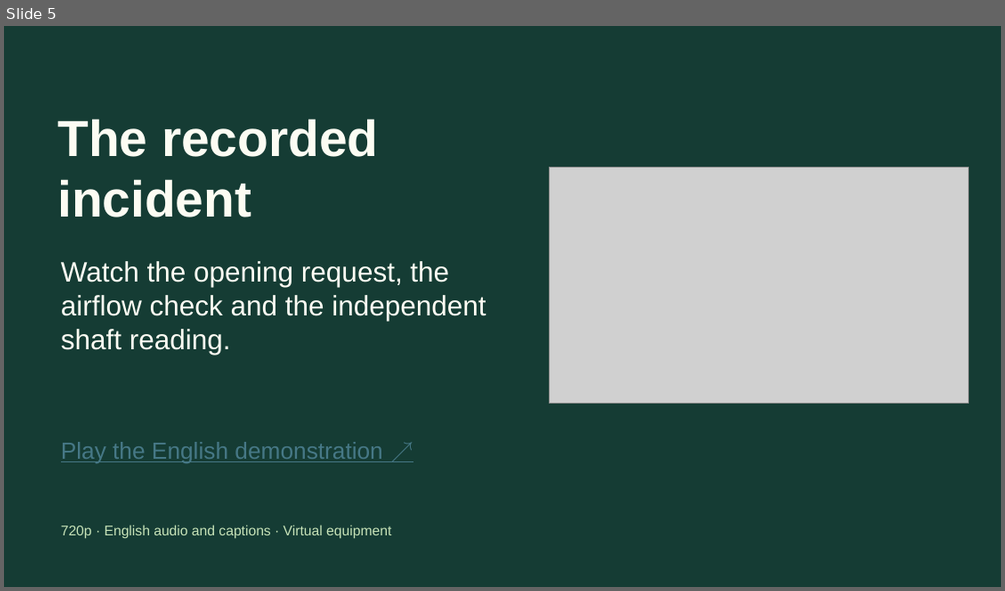
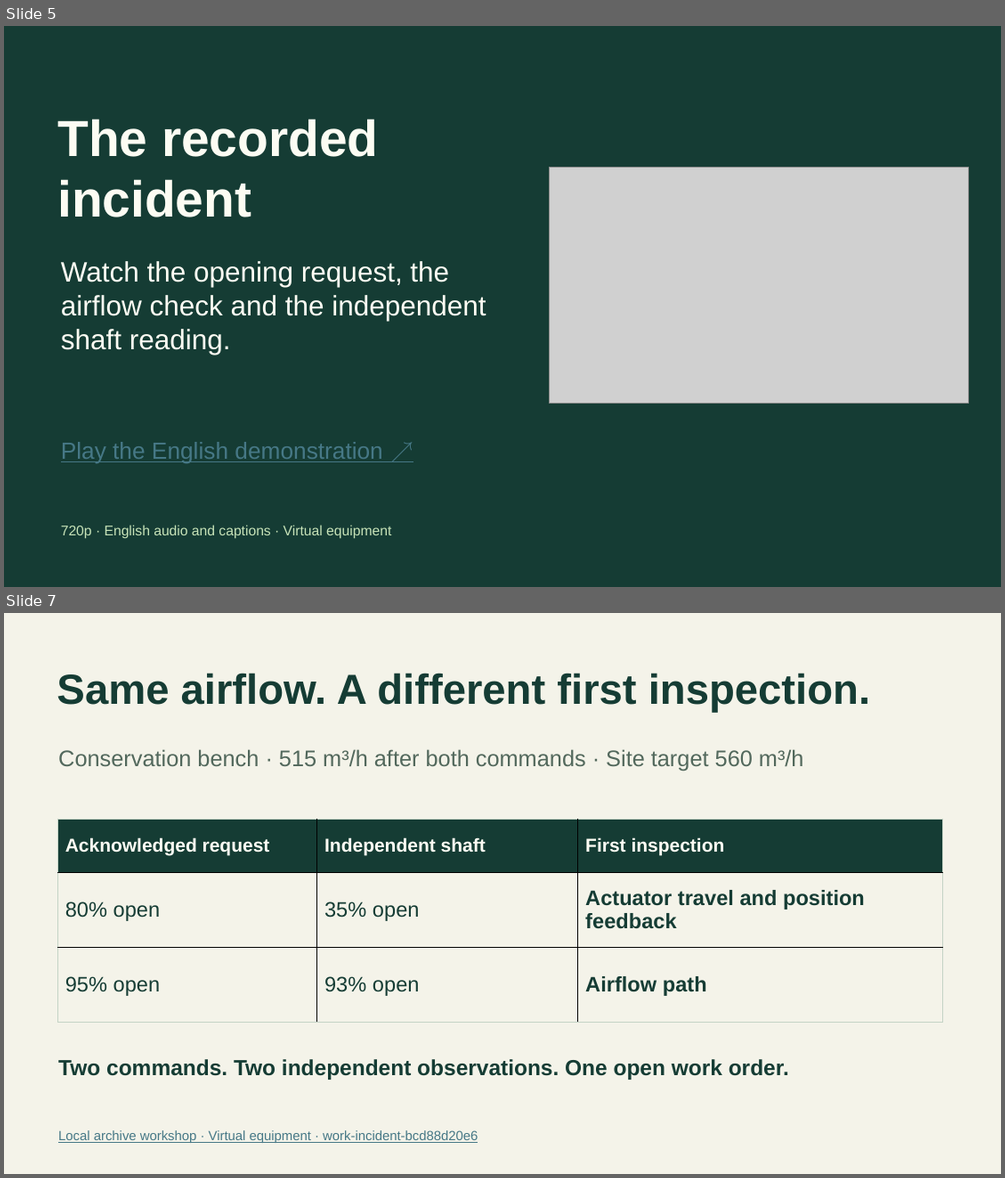
Before and after one commit to openSoom/openSoom, a slide deck: deliverables/presentation/openSoom-evaluation.pptx. Shown one above the other, each under a label of ours: slide 5 before the commit, slides 5 and 7 after it; the slides between them are not shown. The pictures are 1005x591 and 1005x1178 pixels, drawn with LibreOffice and Linux fonts; fonts in the diff are those of the drawing; grey boxes stand for pictures. Boxes give left, top, right and bottom in pixels: in the first picture for what was removed or moved away, otherwise in the second. Text is boxed around its words. In the diff, an @@ line names an element or a change of style, - is before the commit and + after.

Commit message:
Give technicians an independent workbench and measure the inspection decision against two baselines

```diff
--- a/deliverables/presentation/openSoom-evaluation.pptx
+++ b/deliverables/presentation/openSoom-evaluation.pptx
@@ slide 7 added at [4, 613, 1001, 1174], background #F4F3E9 @@
@@ text added at [57, 673, 870, 713], 40.5 pt, text #153C34, bold @@
+Same airflow. A different first inspection.
@@ text added at [58, 749, 804, 771], 21.8 pt, text #52685C @@
+Conservation bench · 515 m³/h after both commands · Site target 560 m³/h
@@ table added at [57, 819, 943, 1022], 3 rows, 3 columns @@
+Acknowledged request | Independent shaft | First inspection
+80% open | 35% open | Actuator travel and position feedback
+95% open | 93% open | Airflow path
@@ text added at [58, 1059, 789, 1079], 21 pt, text #153C34, bold @@
+Two commands. Two independent observations. One open work order.
@@ text added at [58, 1130, 477, 1143], 12.8 pt, text #467886, underline @@
+Local archive workshop · Virtual equipment · work-incident-bcd88d20e6
```
Also in this commit, not shown: 4 slides changed, 2 other slides added, 3 slides removed, 42 other files.
